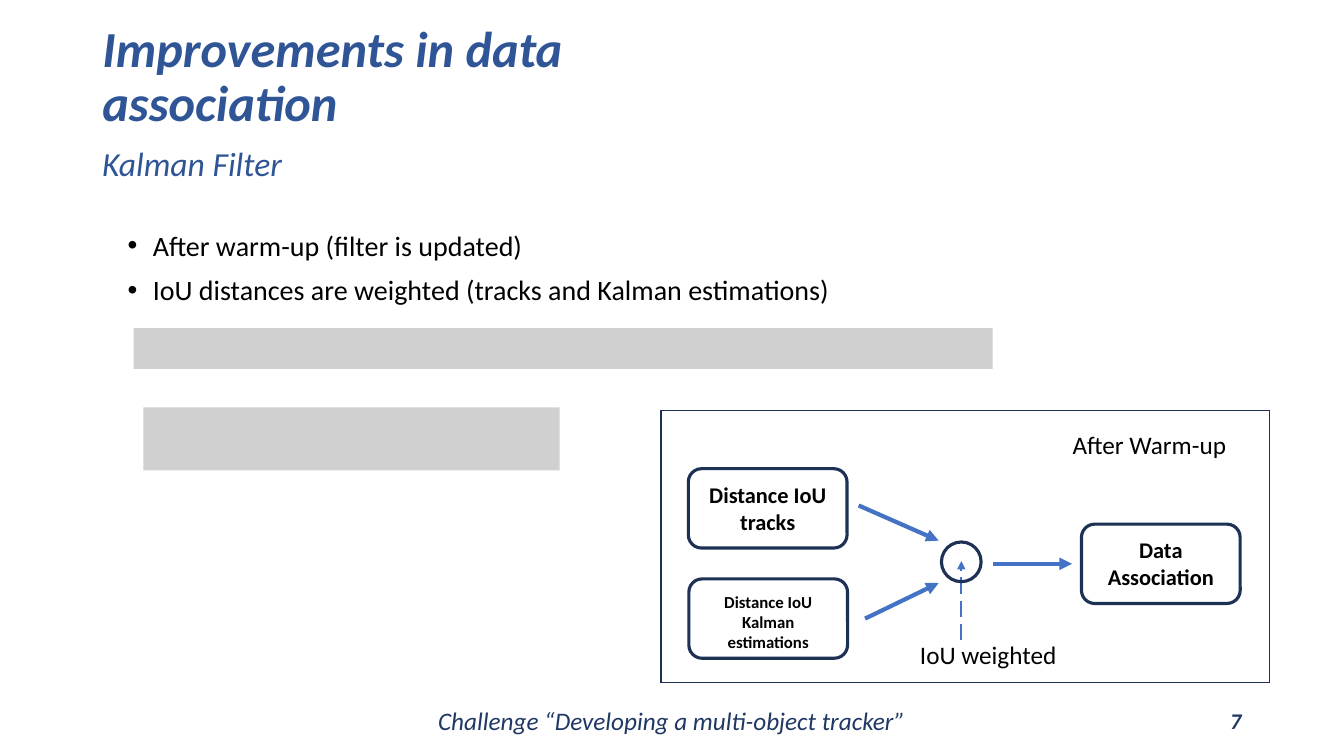
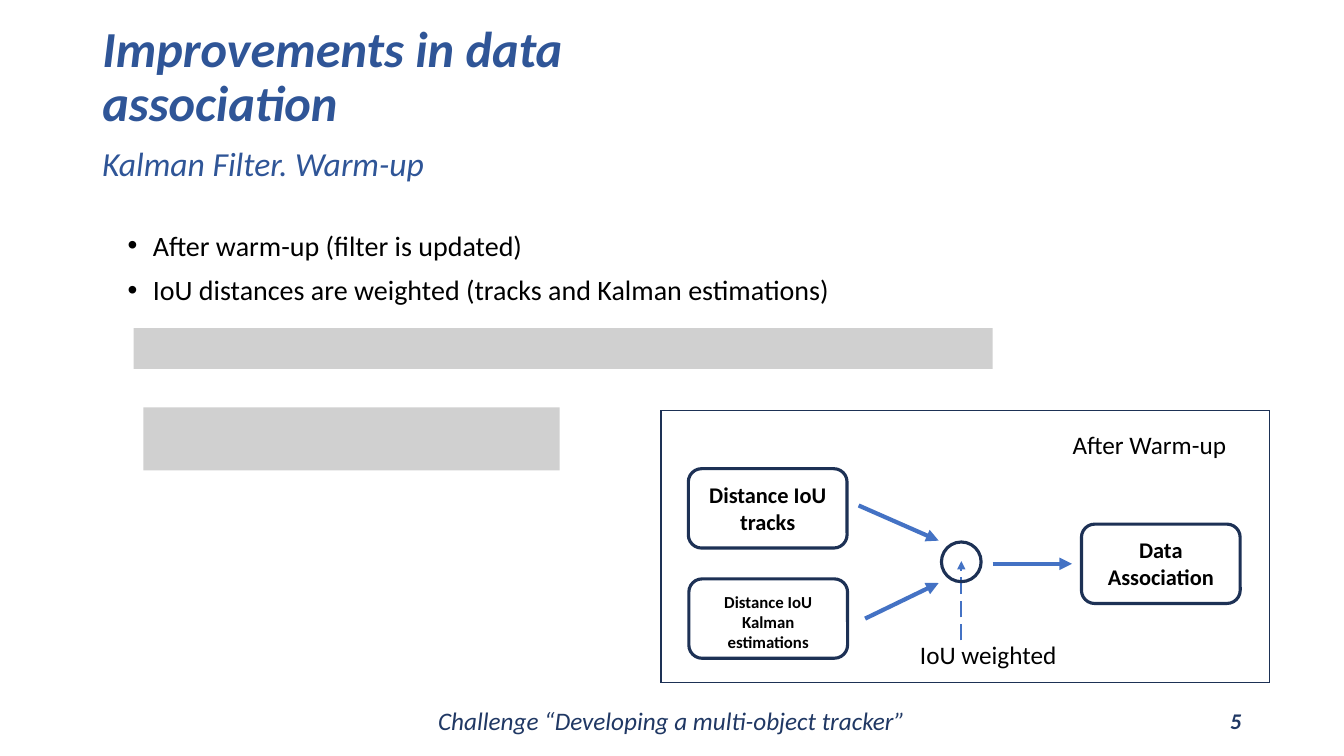
Before and after one commit to Javimh18/DL4VSP, a slide deck: slide 5 of dlvsp_challenge_material/challenge.pptx (slide 7 before the commit). Drawn at 1344x756 pixels with LibreOffice and Linux fonts; fonts in the diff are those of the drawing; grey boxes stand for pictures. Boxes give left, top, right and bottom in pixels: in the first picture for what was removed or moved away, otherwise in the second. Text is boxed around its words. In the diff, an @@ line names an element or a change of style, - is before the commit and + after.

```diff
--- a/dlvsp_challenge_material/challenge.pptx
+++ b/dlvsp_challenge_material/challenge.pptx
@@ text at box(102, 152, 424, 182): text changed @@
-Kalman Filter
+Kalman Filter. Warm-up
@@ page number at box(1230, 714, 1241, 729): text changed @@
-7
+5
```
Also in this commit, not shown: 5 other slides changed, 1 slide added, 1 slide removed.
